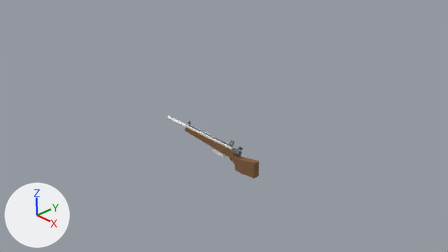
An edit to the Blender file Assets/Weapons/Gun/Rifle.blend, drawn before and after from the same camera.
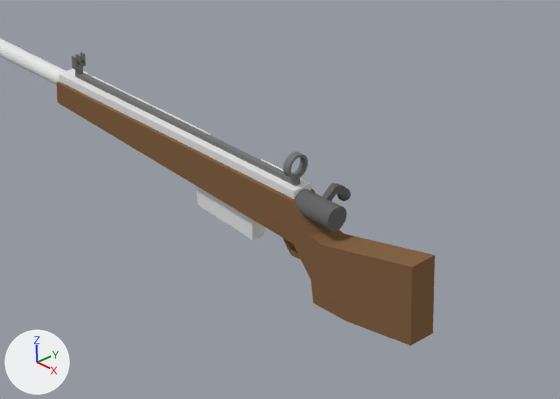
Old and new are each drawn from the file's camera 'Camera' and again close up on the part from 39% to 63% of the width and 44% to 75% of the height. Every picture has the same lights, and +X, +Y and +Z are marked at lower left.
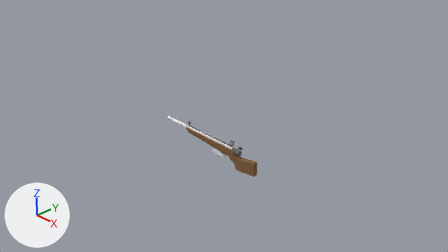
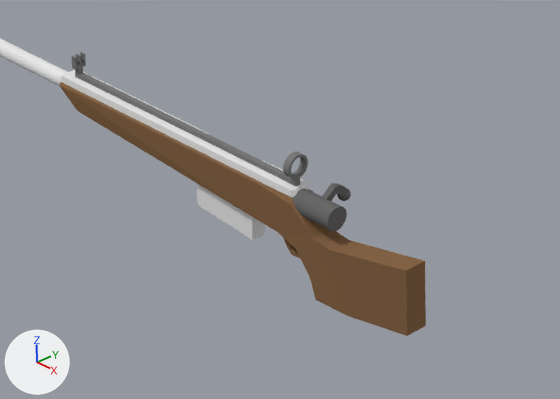
Pixel boxes (x1, y1, x2, y2) of what changed, in the close-ups (560 x 399 px):
'Cube', modifiers changed
    before: (0, 38, 435, 346)
    after: (0, 38, 426, 336)

Edits to the bpy script that builds the scene:
```text
Change ob_cube:
    add _m = ob_cube.modifiers.new('Smooth', 'SMOOTH')
```
